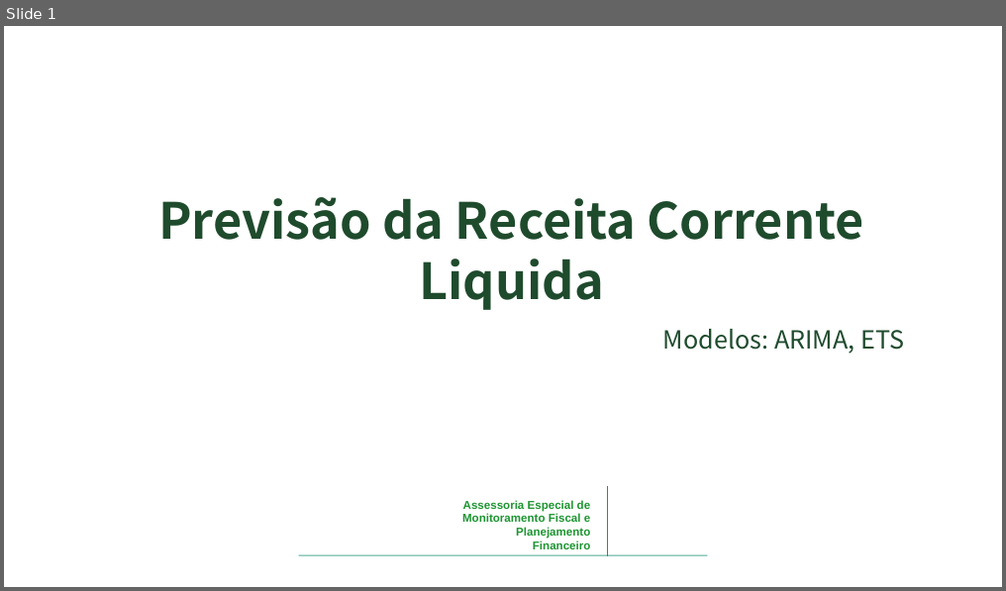
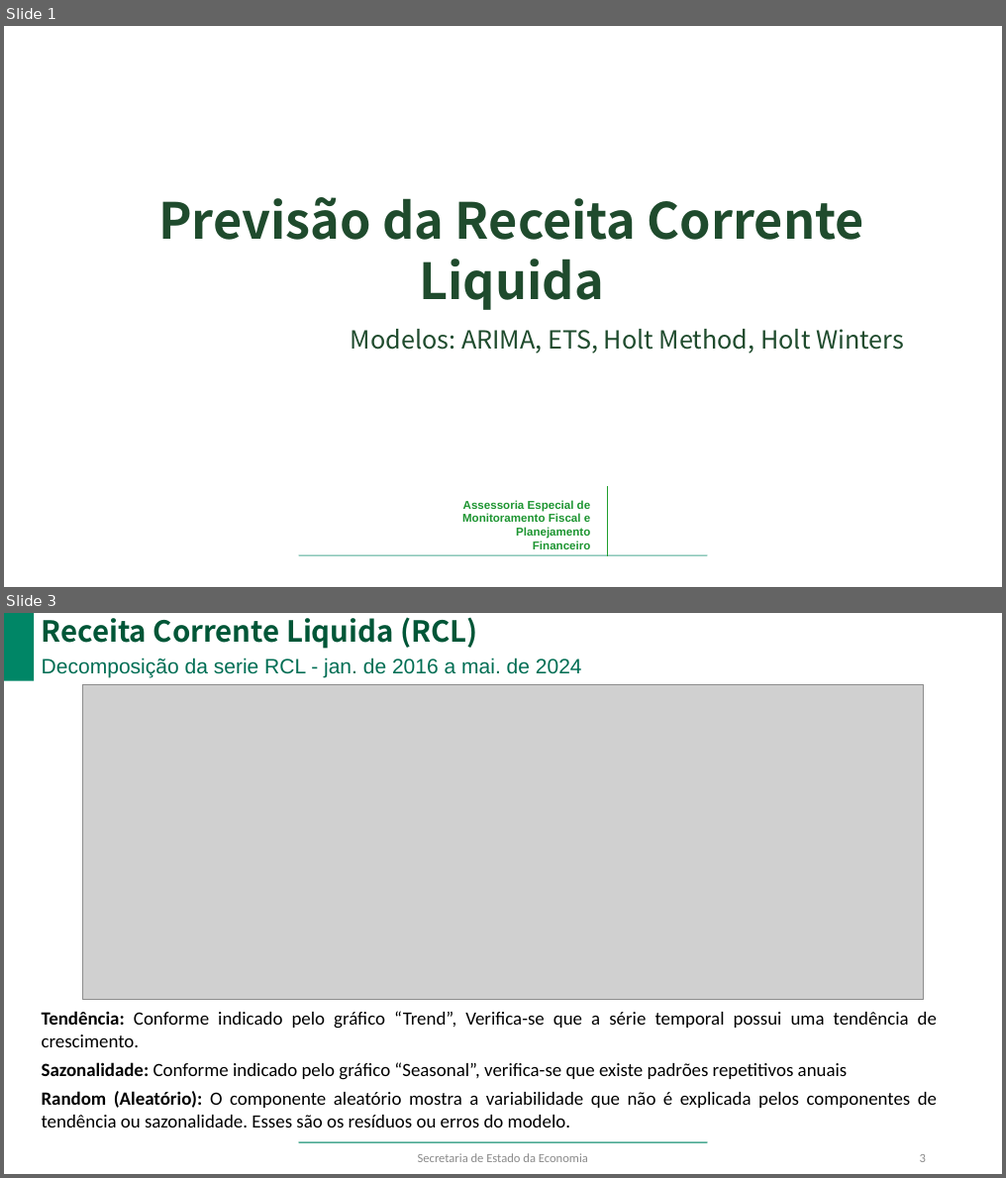
Before and after one commit to raphaellima1/Previs-o-RCL, a slide deck: Estimativa de receitas.pptx. Shown one above the other, each under a label of ours: slide 1 before the commit, slides 1 and 3 after it; the slides between them are not shown. The pictures are 1006x591 and 1006x1178 pixels, drawn with LibreOffice and Linux fonts; fonts in the diff are those of the drawing; grey boxes stand for pictures; background and template pictures are left out. Boxes give left, top, right and bottom in pixels: in the first picture for what was removed or moved away, otherwise in the second. Text is boxed around its words. In the diff, an @@ line names an element or a change of style, - is before the commit and + after.

```diff
--- a/Estimativa de receitas.pptx
+++ b/Estimativa de receitas.pptx
@@ slide 3 added at (x1=4, y1=613, x2=1002, y2=1174), background #FFFFFF; not listed: 2 template elements that a slide beside it also shows @@
@@ rectangle added at (x1=4, y1=613, x2=34, y2=681), fill #008666 @@
@@ title added at (x1=42, y1=617, x2=477, y2=649), 28 pt, text #005637, bold @@
+Receita Corrente Liquida (RCL)
@@ text added at (x1=42, y1=658, x2=582, y2=677), 20 pt, text #006E54 @@
+Decomposição da serie RCL - jan. de 2016 a mai. de 2024
@@ picture added at (x1=82, y1=685, x2=924, y2=1000) @@
@@ text added at (x1=42, y1=1011, x2=937, y2=1128), 18 pt, text #000000 @@
+Tendência: Conforme indicado pelo gráfico “Trend”, Verifica-se que a série temporal possui uma tendência de crescimento.
+Sazonalidade: Conforme indicado pelo gráfico “Seasonal”, verifica-se que existe padrões repetitivos anuais
+Random (Aleatório): O componente aleatório mostra a variabilidade que não é explicada pelos componentes de tendência ou sazonalidade. Esses são os resíduos ou erros do modelo.
@@ text added at (x1=418, y1=1154, x2=588, y2=1162), 12 pt, text #8C8C8C @@
+Secretaria de Estado da Economia
@@ page number added at (x1=920, y1=1155, x2=926, y2=1162), 12 pt, text #8C8C8C @@
+3
@@ slide 1 changed as well @@
@@ subtitle at (x1=350, y1=329, x2=904, y2=354): text changed @@
-Modelos: ARIMA, ETS
+Modelos: ARIMA, ETS, Holt Method, Holt Winters
```
Also in this commit, not shown: 3 other slides changed, 2 other slides added, 10 other files.
